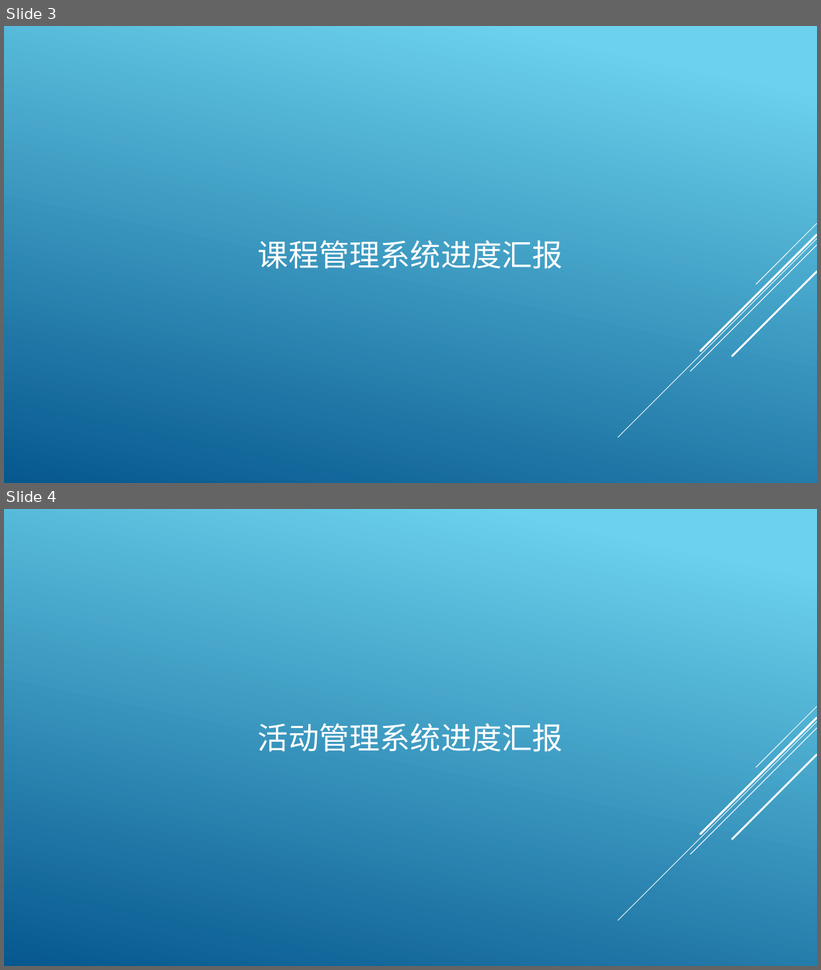
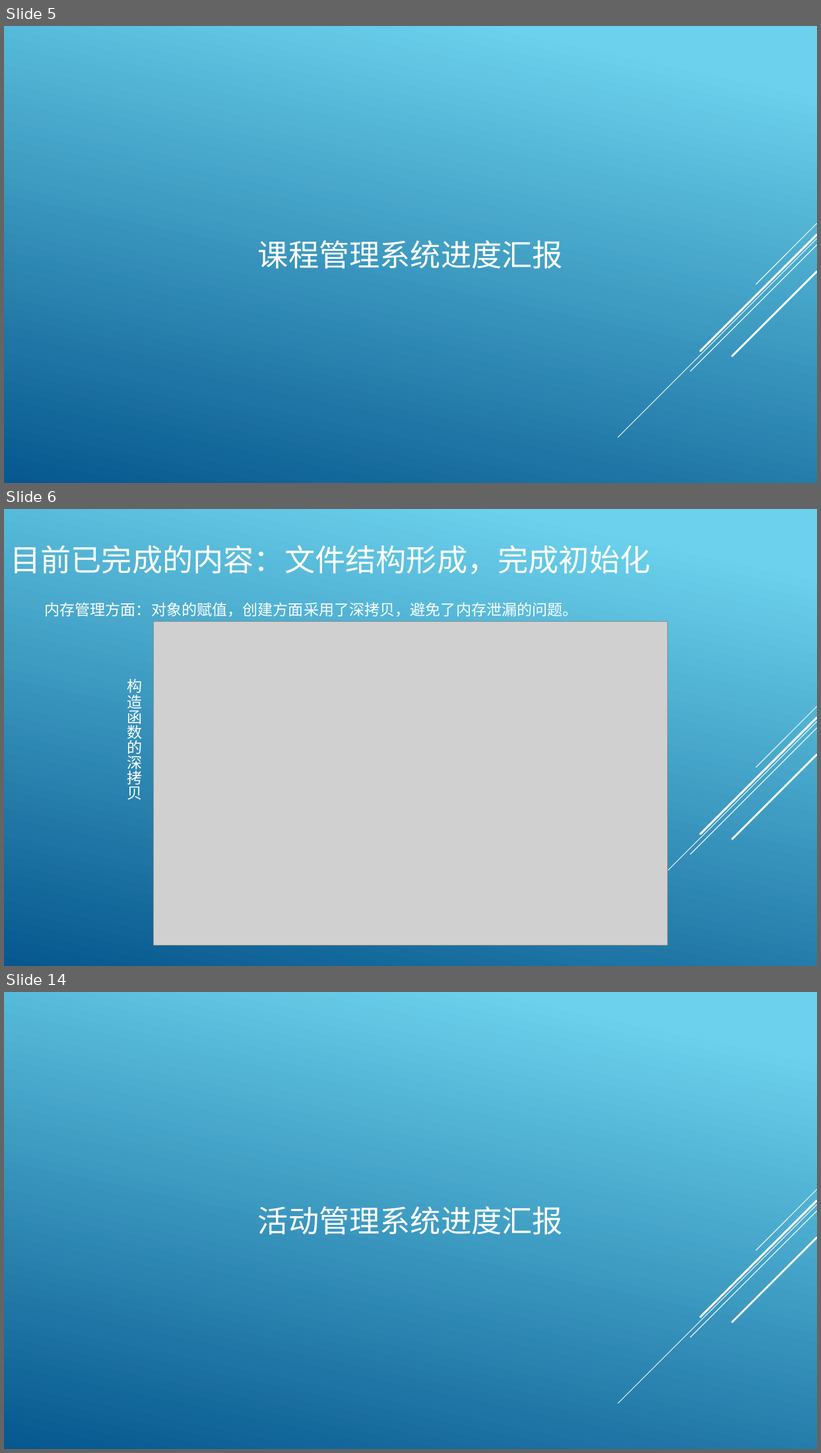
Before and after one commit to archester-250/Course_Auxiliary_System, a slide deck: report/Mid-term check.pptx. Shown one above the other, each under a label of ours: slides 3 and 4 before the commit, slides 5, 6 and 14 after it; the slides between them are not shown. The pictures are 821x970 and 821x1453 pixels, drawn with LibreOffice and Linux fonts; fonts in the diff are those of the drawing; grey boxes stand for pictures. Boxes give left, top, right and bottom in pixels: in the first picture for what was removed or moved away, otherwise in the second. Text is boxed around its words. In the diff, an @@ line names an element or a change of style, - is before the commit and + after.

Commit message:
完成【读取今日事件】功能；增加模板类`Array`；同样地全程student为wxl

```diff
--- a/report/Mid-term check.pptx
+++ b/report/Mid-term check.pptx
@@ slide 6 added at [4,509,817,966], background gradient #6ED2EB to #06588E; not listed: 5 template elements that a slide beside it also shows @@
@@ title added at [10,545,650,574], 36 pt, text #FFFFFF @@
+目前已完成的内容：文件结构形成，完成初始化
@@ text added at [44,602,578,617], 18 pt, text #FFFFFF @@
+内存管理方面：对象的赋值，创建方面采用了深拷贝，避免了内存泄漏的问题。
@@ picture added at [154,622,668,946] @@
@@ text added at [127,679,143,800], 18 pt, text #FFFFFF @@
+构造函数的深拷贝
@@ what was slide 3 is now slide 5 @@
@@ what was slide 4 is now slide 14 @@
```
Also in this commit, not shown: 10 other slides added, 8 other files.
